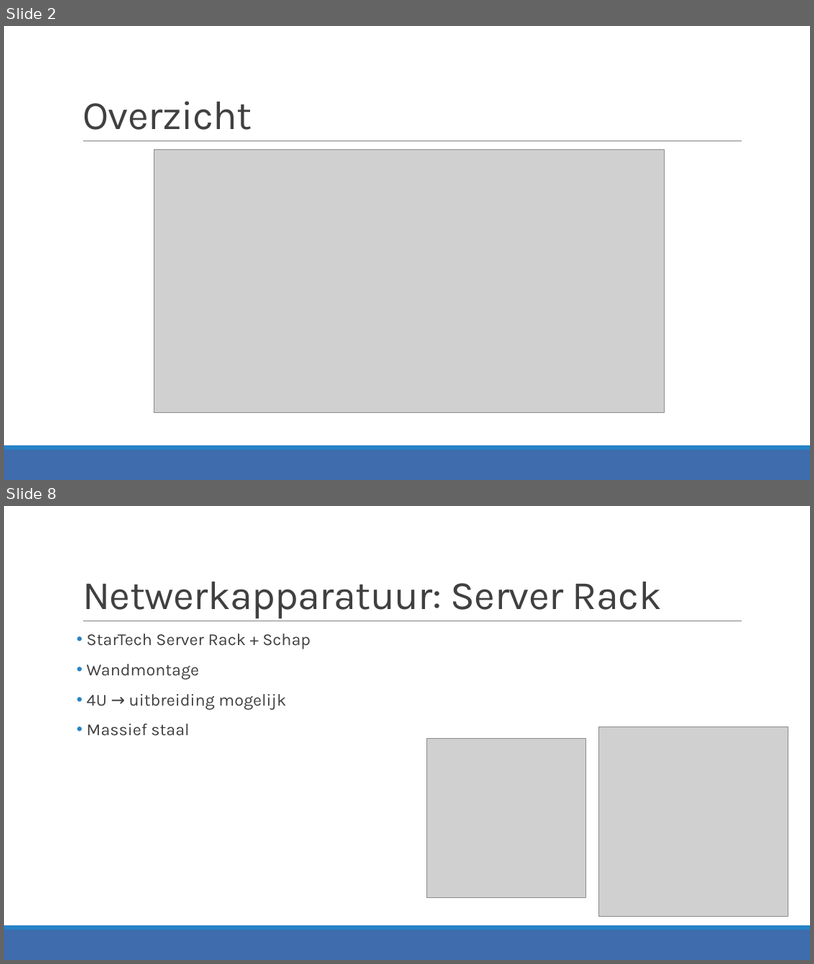
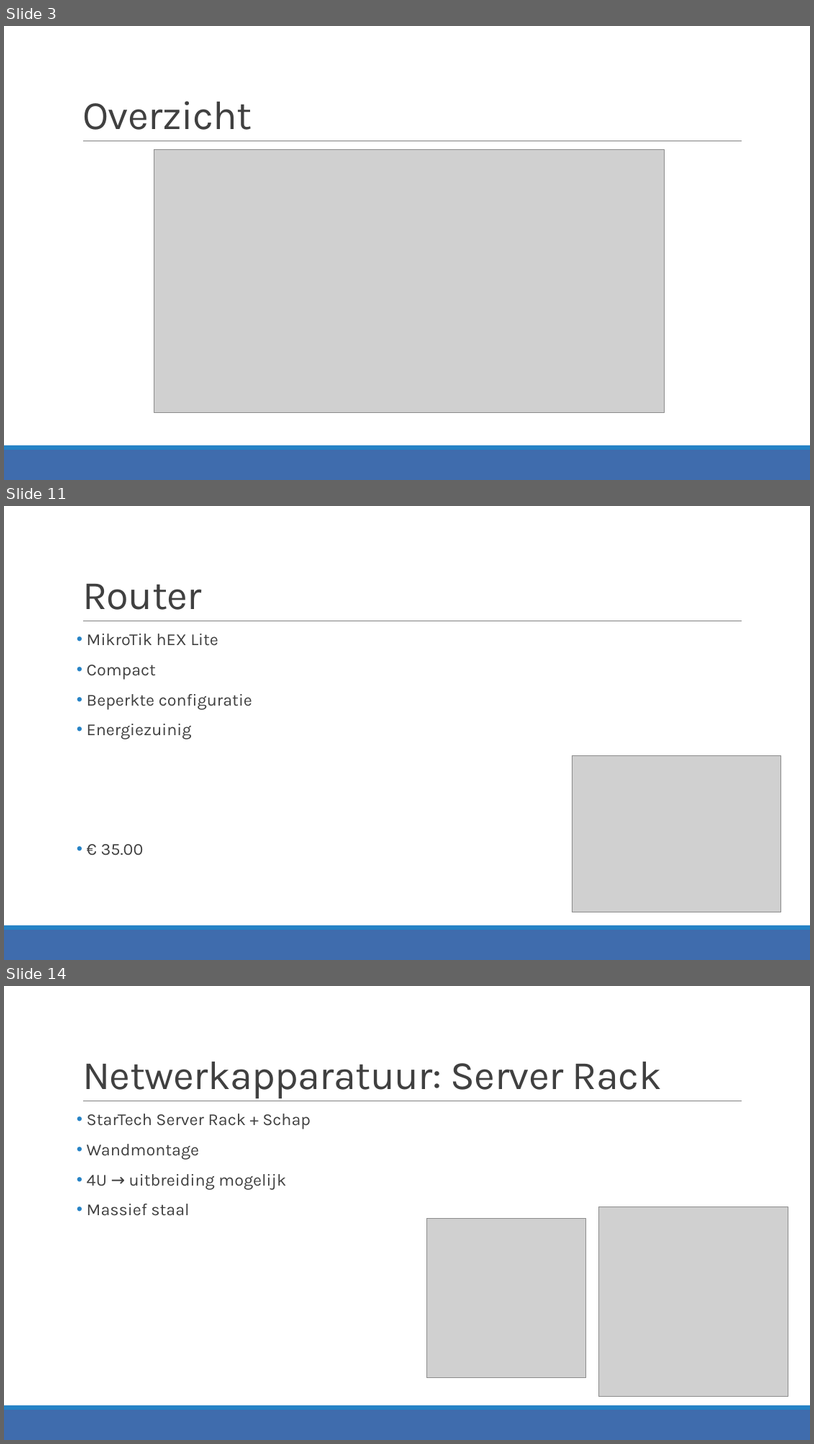
Before and after one commit to JensVL/projecten2, a slide deck: opdracht03/G24/Voorstelling G24.pptx. Shown one above the other, each under a label of ours: slides 2 and 8 before the commit, slides 3, 11 and 14 after it; the slides between them are not shown. The pictures are 814x964 and 814x1444 pixels, drawn with LibreOffice and Linux fonts; fonts in the diff are those of the drawing; grey boxes stand for pictures. Boxes give left, top, right and bottom in pixels: in the first picture for what was removed or moved away, otherwise in the second. Text is boxed around its words. In the diff, an @@ line names an element or a change of style, - is before the commit and + after.

Commit message:
Edit modem + add budget config g24

```diff
--- a/opdracht03/G24/Voorstelling G24.pptx
+++ b/opdracht03/G24/Voorstelling G24.pptx
@@ slide 11 added at <box>4,506,810,960</box>, background #FFFFFF; not listed: 3 template elements that a slide beside it also shows @@
@@ title added at <box>82,584,202,610</box>, 48 pt, text #404040 @@
+Router
@@ text added at <box>87,633,252,855</box>, 20 pt, text #404040 @@
+• MikroTik hEX Lite
+• Compact
+• Beperkte configuratie
+• Energiezuinig
+• € 35.00
@@ picture added at <box>572,755,782,912</box> @@
@@ what was slide 2 is now slide 3 @@
@@ what was slide 8 is now slide 14 @@
```
Also in this commit, not shown: 6 slides changed, 6 other slides added, 2 other files.
